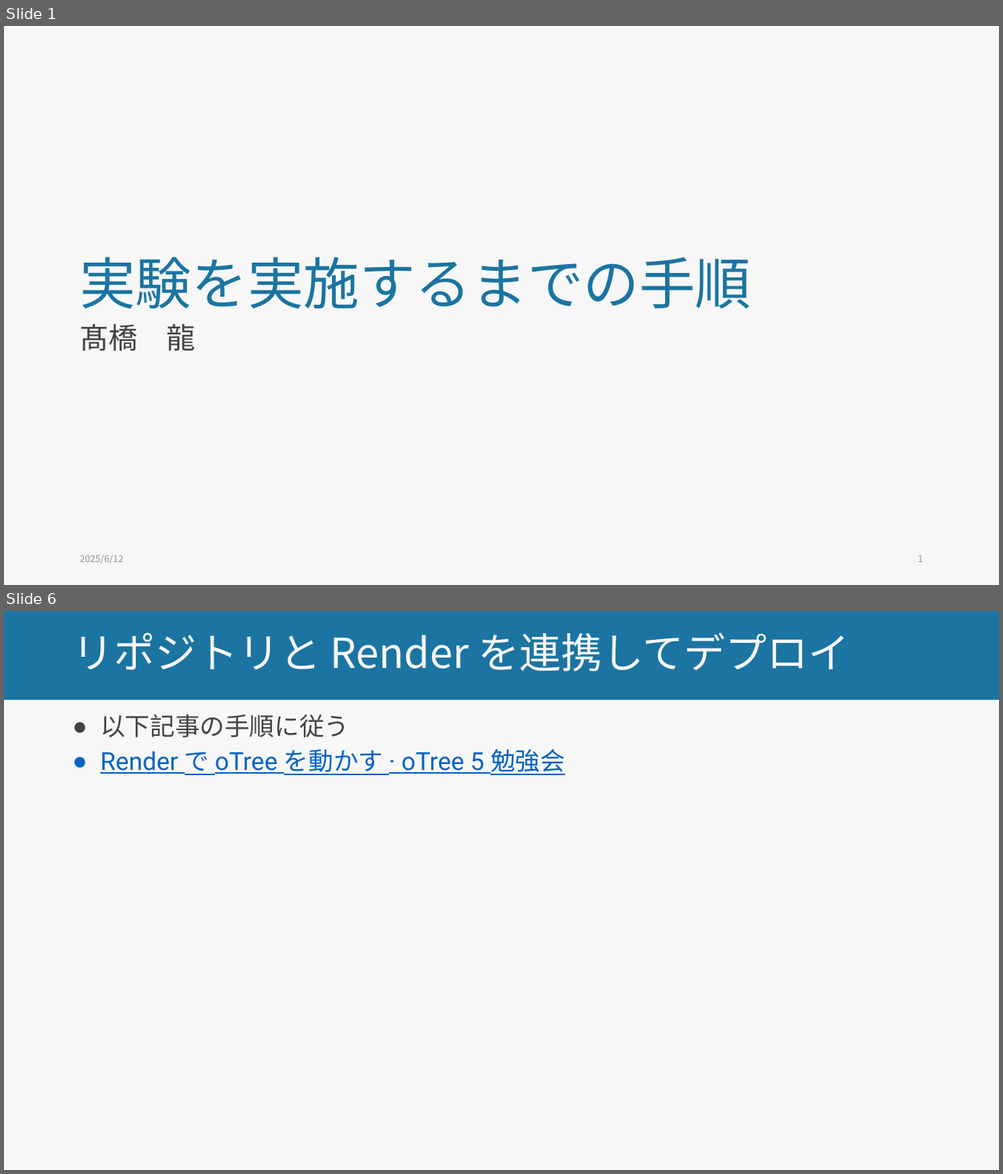
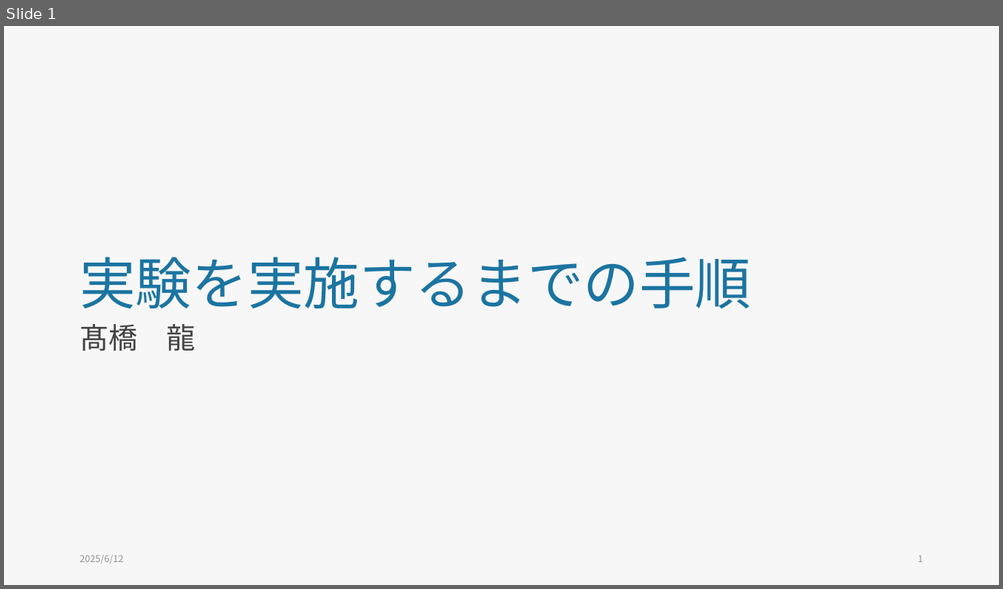
Before and after one commit to ryu-thakahashi/exp-psych-programs-25S, a slide deck: docs/lec_pptx/how_to_do_experiments.pptm. Shown one above the other, each under a label of ours: slides 1 and 6 before the commit, slide 1 after it; the slides between them are not shown. The pictures are 1003x1174 and 1003x589 pixels, drawn with LibreOffice and Linux fonts; fonts in the diff are those of the drawing. Boxes give left, top, right and bottom in pixels: in the first picture for what was removed or moved away, otherwise in the second. Text is boxed around its words. In the diff, an @@ line names an element or a change of style, - is before the commit and + after.

```diff
--- a/docs/lec_pptx/how_to_do_experiments.pptm
+++ b/docs/lec_pptx/how_to_do_experiments.pptm
@@ slide 6 removed at (4,611,999,1170), background #F7F7F7 @@
@@ rectangle removed at (4,611,999,700) @@
@@ title removed at (72,632,850,672) @@
-リポジトリと Render を連携してデプロイ
@@ text removed at (100,714,565,775) @@
-● 以下記事の手順に従う
-● Render で oTree を動かす · oTree 5 勉強会
```
Also in this commit, not shown: 1 slide changed, 11 slides added, 3 other slides removed, 5 other files.
